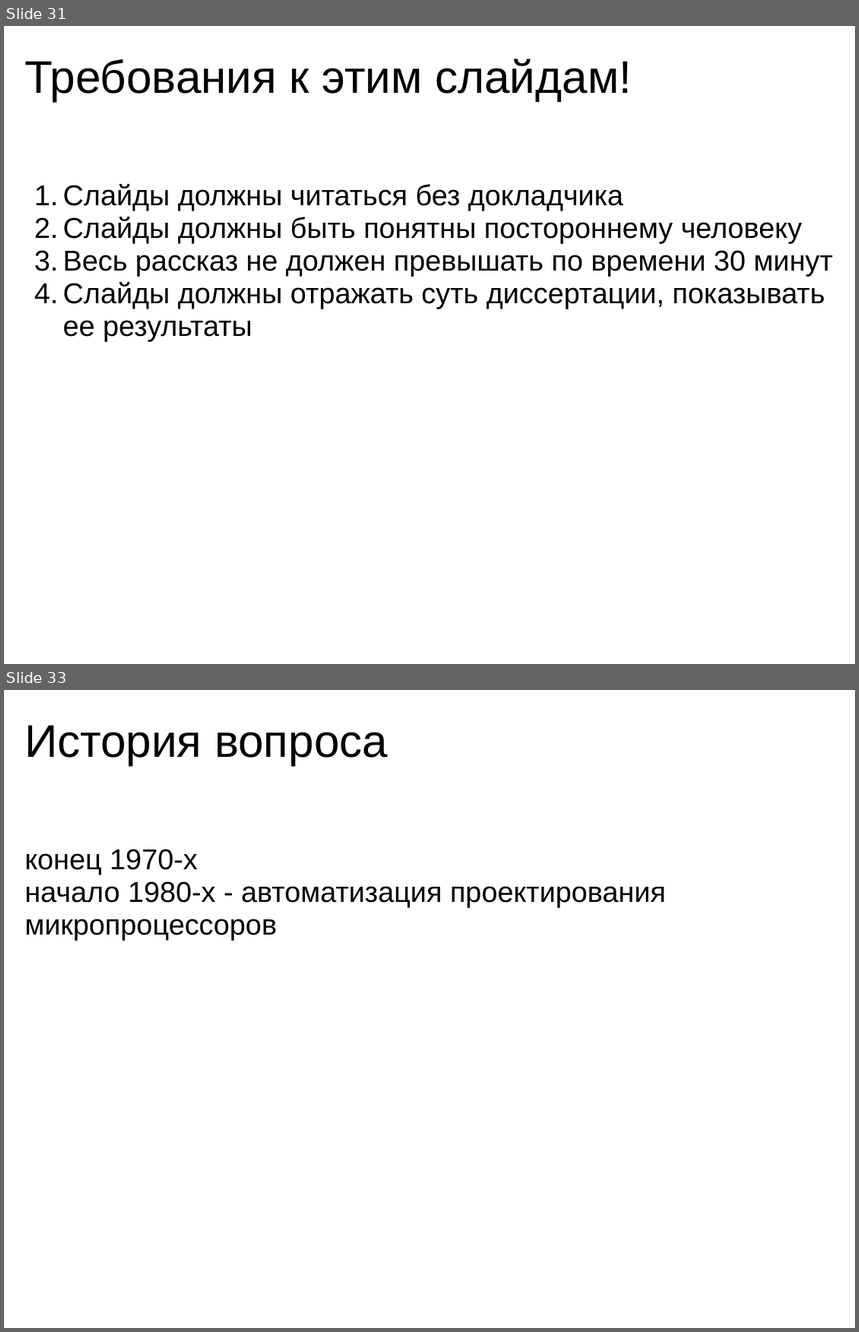
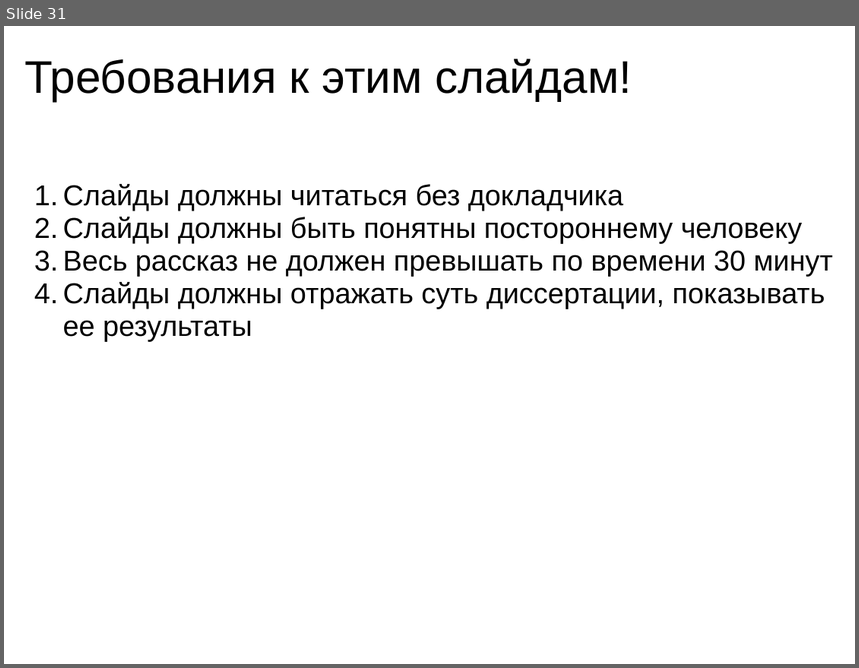
Before and after one commit to kornevgen/tesla-project, a slide deck: papers/THESIS/talks/ivan2010/ivan2010.ppt. Shown one above the other, each under a label of ours: slides 31 and 33 before the commit, slide 31 after it; the slides between them are not shown. The pictures are 859x1332 and 859x668 pixels, drawn with LibreOffice and Linux fonts; fonts in the diff are those of the drawing. Boxes give left, top, right and bottom in pixels: in the first picture for what was removed or moved away, otherwise in the second. Text is boxed around its words. In the diff, an @@ line names an element or a change of style, - is before the commit and + after.

```diff
--- a/papers/THESIS/talks/ivan2010/ivan2010.ppt
+++ b/papers/THESIS/talks/ivan2010/ivan2010.ppt
@@ slide 33 removed at <box>4,690,855,1328</box>, background #FFFFFF @@
@@ title removed at <box>25,725,388,765</box> @@
-История вопроса
@@ text removed at <box>25,849,666,940</box> @@
-конец 1970-х
-начало 1980-х - автоматизация проектирования микропроцессоров
```
Also in this commit, not shown: 16 slides changed, 1 slide added, 2 other slides removed.
